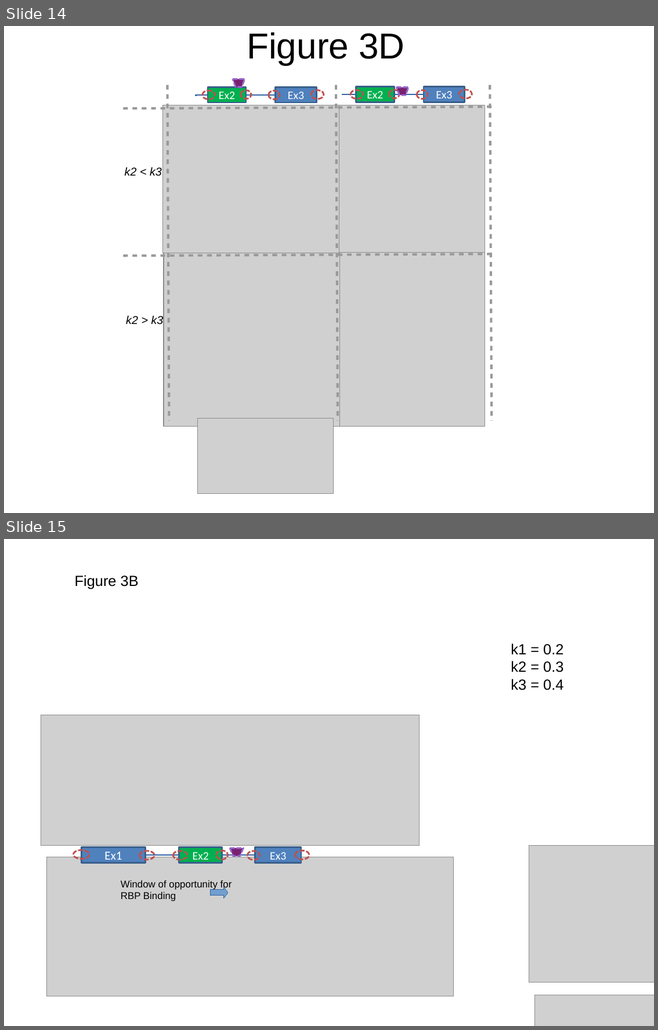
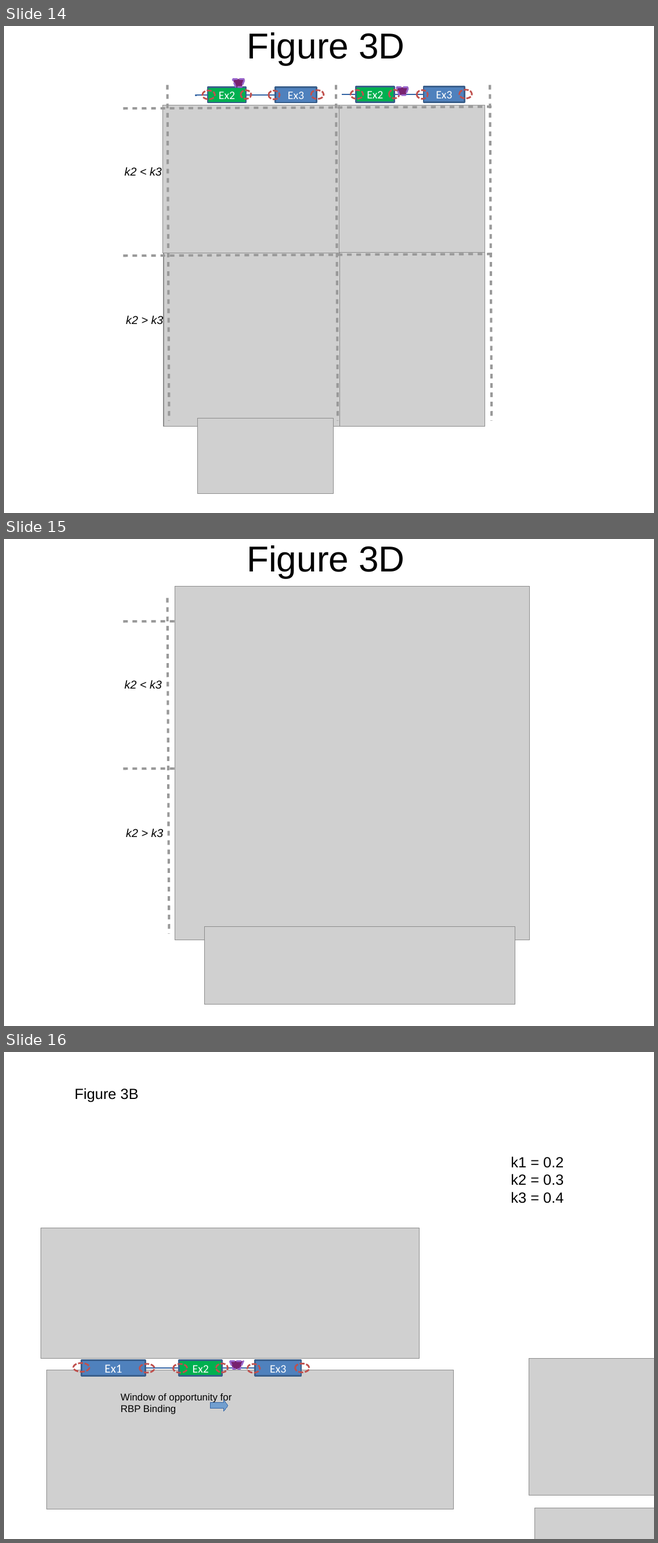
Before and after one commit to Siddharthaaa/SysBioSimulation, a slide deck: docs/Templates.odp. Shown one above the other, each under a label of ours: slides 14 and 15 before the commit, slides 14, 15 and 16 after it. The pictures are 658x1030 and 658x1543 pixels, drawn with LibreOffice and Linux fonts; fonts in the diff are those of the drawing; grey boxes stand for pictures. Boxes give left, top, right and bottom in pixels: in the first picture for what was removed or moved away, otherwise in the second. Text is boxed around its words. In the diff, an @@ line names an element or a change of style, - is before the commit and + after.

```diff
--- a/docs/Templates.odp
+++ b/docs/Templates.odp
@@ slide 15 added at [4, 539, 654, 1026], background #FFFFFF @@
@@ title added at [246, 545, 404, 578], 44 pt, text #000000 @@
+Figure 3D
@@ picture added at [175, 586, 529, 940] @@
@@ line added from (168, 598) to (169, 934), #999999 2.89 pt @@
@@ line added from (492, 620) to (120, 621), #999999 2.89 pt @@
@@ text added at [125, 680, 162, 689], 14 pt, text #000000, italic @@
+k2 < k3
@@ line added from (492, 767) to (120, 769), #999999 2.89 pt @@
@@ text added at [126, 828, 164, 838], 14 pt, text #000000, italic @@
+k2 > k3
@@ picture added at [205, 927, 515, 1005] @@
@@ what was slide 15 is now slide 16 @@
```
Also in this commit, not shown: 1 slide changed, 6 other files.
